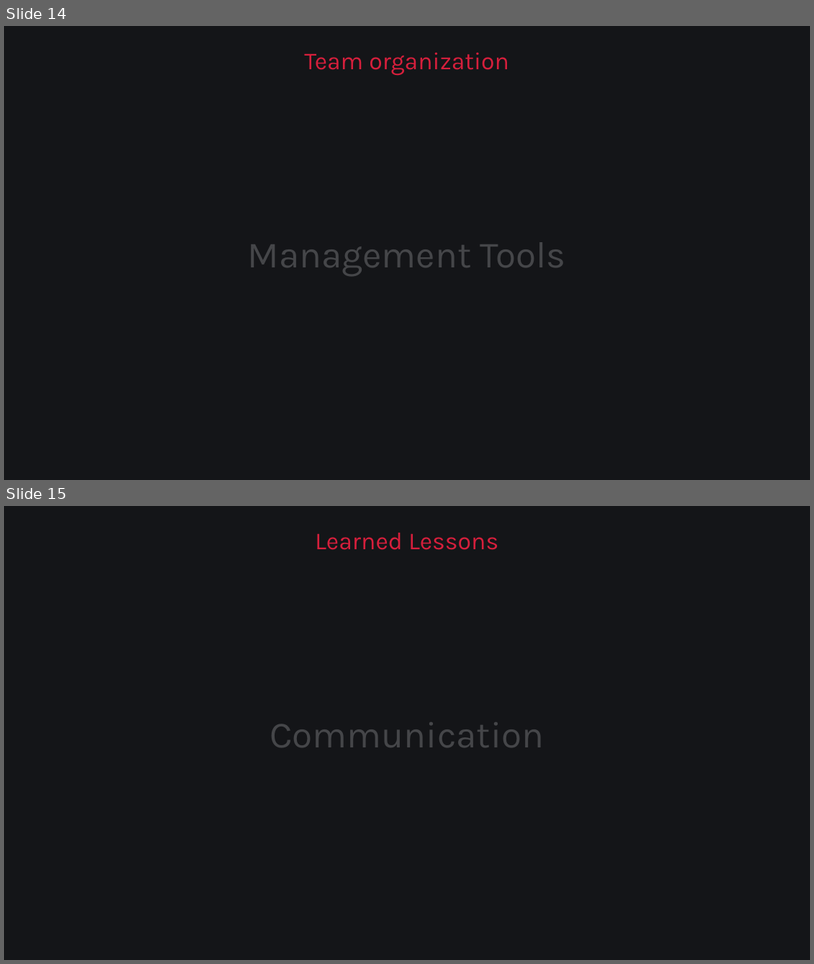
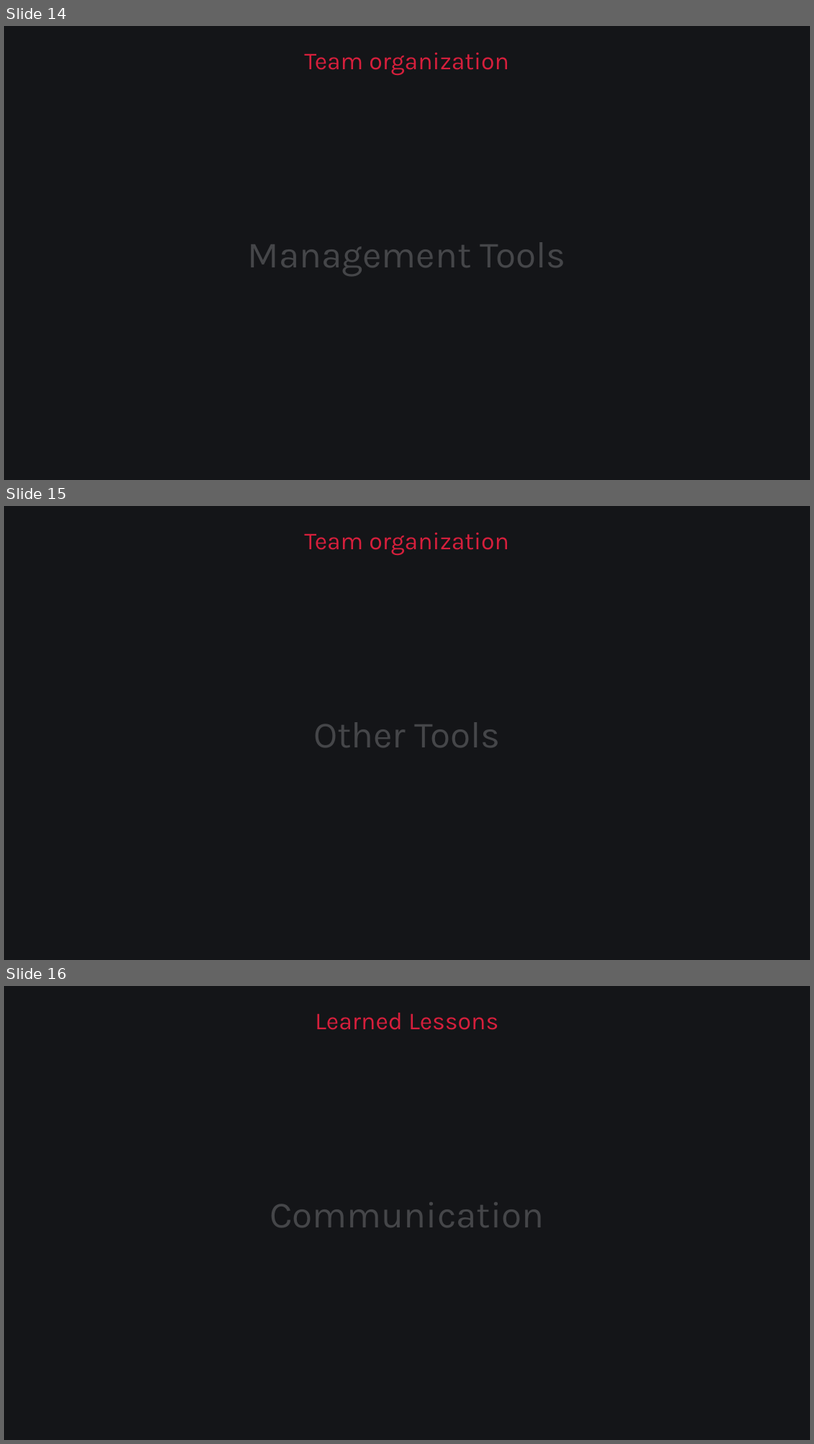
Before and after one commit to davidleiti/vivus, a slide deck: Resources/Documentation/Presentation.pptx. Shown one above the other, each under a label of ours: slides 14 and 15 before the commit, slides 14, 15 and 16 after it. The pictures are 814x964 and 814x1444 pixels, drawn with LibreOffice and Linux fonts; fonts in the diff are those of the drawing. Boxes give left, top, right and bottom in pixels: in the first picture for what was removed or moved away, otherwise in the second. Text is boxed around its words. In the diff, an @@ line names an element or a change of style, - is before the commit and + after.

Commit message:
Add slide with other tools.

```diff
--- a/Resources/Documentation/Presentation.pptx
+++ b/Resources/Documentation/Presentation.pptx
@@ slide 15 added at <box>4,506,810,960</box>, background #141518 @@
@@ text added at <box>304,532,509,556</box>, 29 pt, text #D61F3C @@
+Team organization
@@ text added at <box>314,722,500,747</box>, 44 pt, text #454649 @@
+Other Tools
@@ what was slide 15 is now slide 16 @@
```
